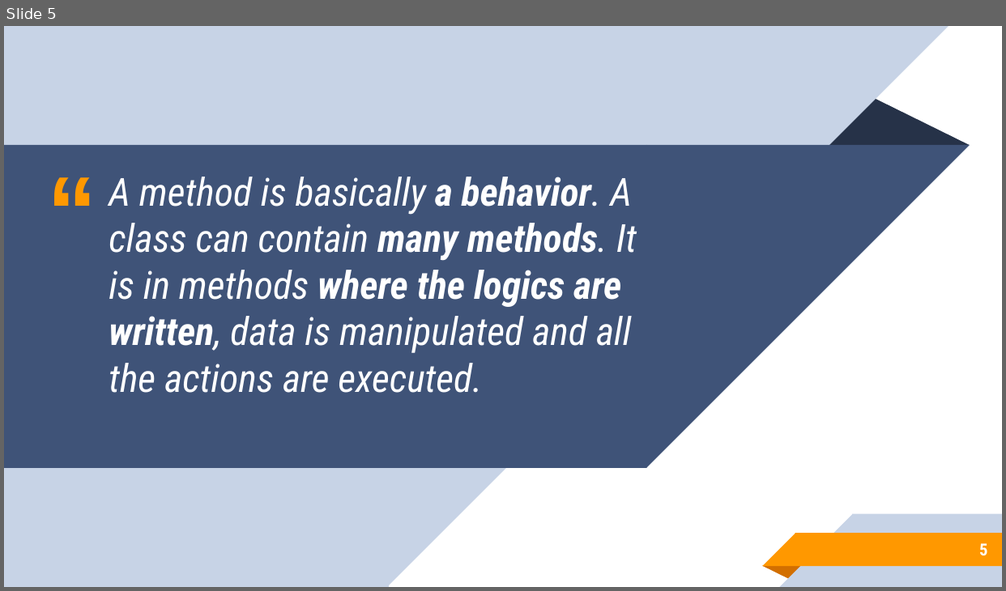
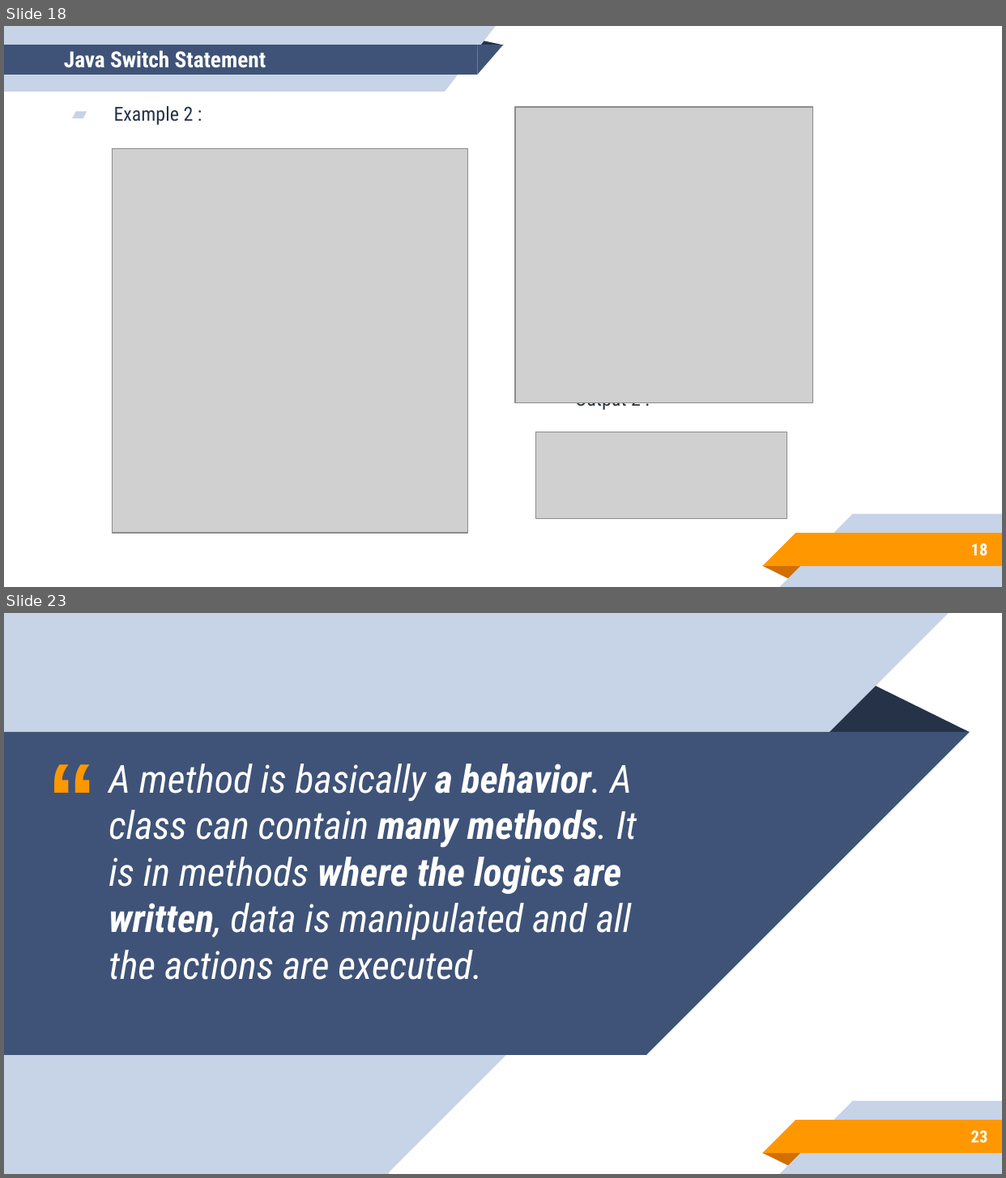
Before and after one commit to aronipurwanto/materi-xa, a slide deck: java/java-logic/Slide-Java-Logic-02.pptx. Shown one above the other, each under a label of ours: slide 5 before the commit, slides 18 and 23 after it; the slides between them are not shown. The pictures are 1006x591 and 1006x1178 pixels, drawn with LibreOffice and Linux fonts; fonts in the diff are those of the drawing; grey boxes stand for pictures. Boxes give left, top, right and bottom in pixels: in the first picture for what was removed or moved away, otherwise in the second. Text is boxed around its words. In the diff, an @@ line names an element or a change of style, - is before the commit and + after.

```diff
--- a/java/java-logic/Slide-Java-Logic-02.pptx
+++ b/java/java-logic/Slide-Java-Logic-02.pptx
@@ slide 18 added at [4,26,1002,587], background #FFFFFF; not listed: 5 template elements that a slide beside it also shows @@
@@ group added at [4,26,504,92]: 2 rectangles, 2 right triangles, 1 triangle @@
@@ title added at [64,50,266,68], 16 pt, text #FFFFFF, bold @@
+Java Switch Statement
@@ text added at [114,106,194,125], 14 pt, text #263248 @@
+▰ Example 2 :
@@ picture added at [515,107,812,403] @@
@@ picture added at [112,149,468,533] @@
@@ text added at [575,403,641,411], 14 pt, text #263248 @@
+▰ Output 2 :
@@ picture added at [536,432,786,519] @@
@@ page number added at [971,544,988,557], 12 pt, text #FFFFFF, bold @@
+18
@@ what was slide 5 is now slide 23 @@
@@ page number at [971,1131,988,1144]: text changed @@
-5
+23
```
Also in this commit, not shown: 6 slides changed, 18 other slides added, 1 slide removed, 16 other files.
